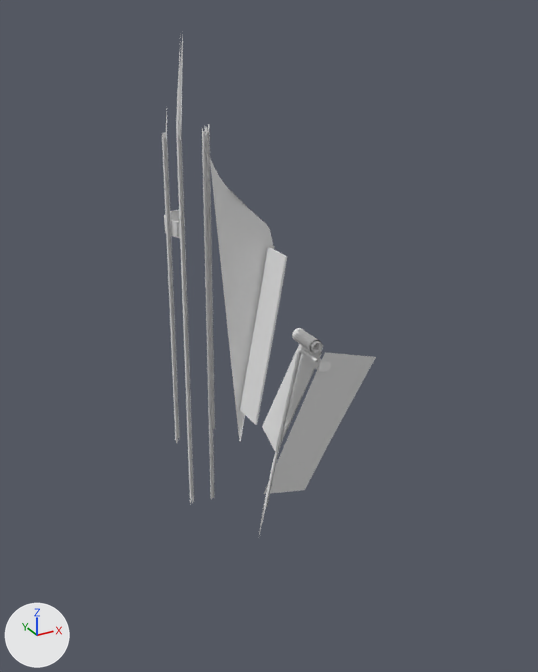
The OBJ model DarkChaos-Dev/gameitems/Primitive.LM_L_LCC1_Parts.obj: old version first, new version second.
Before and after are seen from a camera (50 mm lens) standing at (-829.0, -986.0, 53.0) and looking at (-309.0, -39.0, -421.0). Every picture has the same lights, and +X, +Y and +Z are marked at lower left. Where no turn or scale is listed for an object, it has been applied to the vertices. Vertices at the same position are counted once.

The first picture shows 'LM_L_LCC1_Parts'.
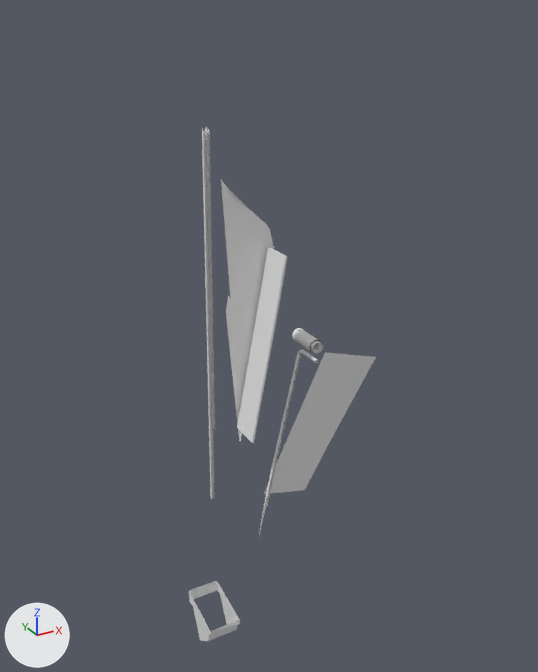
Boxes (x1, y1, x2, y2) around the edits, measured in the pictures (538 x 672 px):
'LM_L_LCC1_Parts', reshaped (13% narrower): before (162, 34, 376, 535); after (189, 127, 376, 641)
part 1 of me_lm_l_lcc1_parts, added: after (189, 581, 240, 641)
part 2 of me_lm_l_lcc1_parts, deleted: before (164, 210, 180, 238)
part 3 of me_lm_l_lcc1_parts, deleted: before (176, 34, 194, 504)
part 4 of me_lm_l_lcc1_parts, deleted: before (162, 114, 180, 443)
part 5 of me_lm_l_lcc1_parts, deleted: before (315, 358, 331, 372)
part 6 of me_lm_l_lcc1_parts, deleted: before (262, 344, 322, 450)
part 7 of me_lm_l_lcc1_parts, deleted: before (205, 124, 230, 309)
part 8 of me_lm_l_lcc1_parts, added: after (237, 411, 257, 443)

Edits to the bpy script that builds the scene:
```text
Change me_lm_l_lcc1_parts:
    used by ob_lm_l_lcc1_parts; location = (0.0, 0.0, 0.0)
    verts and faces of me_lm_l_lcc1_parts; kept vertices keep their numbers, new ones are numbered from 750
    before: 7 (-388.0, -11.0, -100.0) at pixel (209, 128), 8 (-388.0, -12.0, -94.0) at pixel (209, 124), 9 (-389.0, -9.0, -94.0) at pixel (208, 124), 10 (-389.0, -9.0, -100.0) at pixel (208, 128), 11 (-395.0, -12.0, -94.0)
    before: 12 (-395.0, -11.0, -100.0) at pixel (204, 129), 13 (-394.0, -9.0, -94.0), 14 (-394.0, -8.0, -100.0) at pixel (204, 128), 15 (-389.0, -14.0, -100.0) at pixel (209, 129), 16 (-394.0, -14.0, -100.0) at pixel (205, 129)
    before: 213 (-427.0, -94.0, -121.0), 214 (-404.0, -94.0, -316.0) at pixel (228, 294), 215 (-420.0, -94.0, -136.0) at pixel (214, 167), 222 (-401.0, -94.0, -323.0) at pixel (230, 299), 223 (-411.0, -94.0, -152.0) at pixel (220, 179)
    before: 254 (-409.0, -94.0, -340.0) at pixel (225, 311)
    before: 677 (-389.0, -99.0, -502.0), 678 (-392.0, -99.0, -502.0) at pixel (239, 409), 701 (-389.0, -149.0, -502.0) at pixel (257, 424), 702 (-392.0, -149.0, -502.0) at pixel (255, 424)
    remove me_lm_l_lcc1_parts.from_pydata(...)  # 750 vertices, 1193 faces; spans x -459.0..-183.0, y -161.0..39.0, z -744.0..28.0
    add me_lm_l_lcc1_parts.from_pydata(...)  # 469 vertices, 739 faces; spans x -452.0..-183.0, y -161.0..8.0, z -985.0..-94.0
    me_lm_l_lcc1_parts part 1: a new loose piece of 15 vertices spanning x -452.0..-396.0, y -94.0..-1.0, z -985.0..-901.0
    me_lm_l_lcc1_parts part 2: the loose piece of 75 vertices spanning x -453.0..-417.0, y -23.0..39.0, z -247.0..-222.0 is deleted
    me_lm_l_lcc1_parts part 3: the loose piece of 69 vertices spanning x -446.0..-434.0, y -48.0..-10.0, z -713.0..28.0 is deleted
    me_lm_l_lcc1_parts part 4: the loose piece of 63 vertices spanning x -459.0..-450.0, y -14.0..8.0, z -602.0..-62.0 is deleted
    me_lm_l_lcc1_parts part 5: the loose piece of 48 vertices spanning x -284.0..-263.0, y -149.0..-134.0, z -444.0..-424.0 is deleted
    me_lm_l_lcc1_parts part 6: the loose piece of 38 vertices spanning x -327.0..-275.0, y -142.0..-43.0, z -598.0..-412.0 is deleted
    me_lm_l_lcc1_parts part 7
    add delete_vertices([8, 9, 11, 13, 213, 215])  # with the faces that use them
    me_lm_l_lcc1_parts part 8
    add verts[750] = (-394.0, -99.0, -532.0)  # pixel (238, 427)
    add verts[751] = (-397.0, -99.0, -531.0)  # pixel (236, 427)
    add verts[752] = (-394.0, -149.0, -532.0)  # pixel (253, 442)
    add verts[753] = (-397.0, -149.0, -531.0)  # pixel (252, 442)
    add faces += [(677, 750, 678), (678, 750, 751), (677, 701, 750), (678, 751, 702), (701, 752, 750), (702, 751, 753)]
    add faces += [(701, 702, 752), (702, 753, 752)]
```
